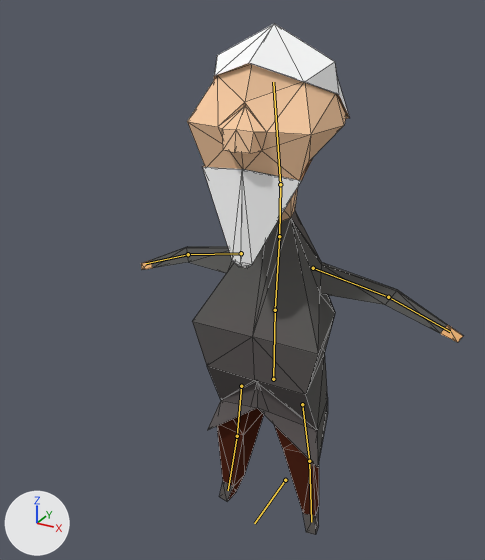
The Blender file TheOvercoat/Assets/Models(blend)/Karakterler/armature1.blend, before and after one commit.
Both versions are drawn from a 50 mm lens placed at (0.96, -1.93, 2.0), pointed at (-0.24, 0.24, 0.92). Every picture has the same lights, and +X, +Y and +Z are marked at lower left. The bones that bend it are drawn over the model as lines. Mesh edges are drawn as thin lines.
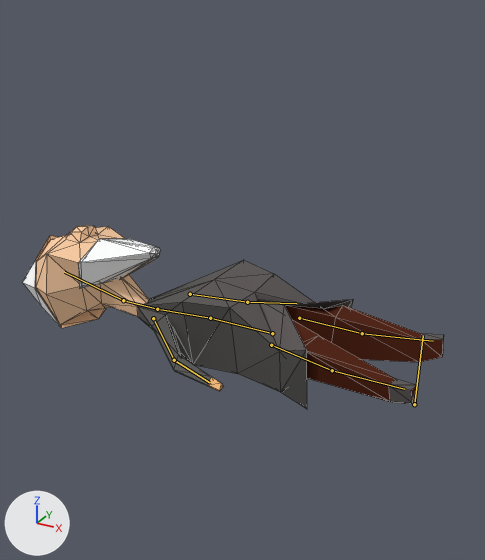
The newer file adds an action. The first version stands in its rest pose; the second is drawn at frame 0 of the action 'Dead'.

Changed parts and their boxes (x1, y1, x2, y2) in the pictures (485 x 560 px):
```json
{"object": "Cube.000", "change": "posed", "before": [141, 24, 463, 535], "after": [23, 226, 444, 409], "on screen": "31% wider, 64% shorter"}
{"bone": "Torso", "before": "(273, 379) to (275, 310)", "after": "(272, 333) to (210, 318)"}
{"bone": "Chest", "before": "(275, 310) to (279, 236)", "after": "(210, 318) to (157, 309)"}
```

Scene script edits in JSON lines:
```json
{"block": "bone_torso", "where": "bone_torso = bpy.data.objects['Armature'].pose.bones['Torso']"}
{"op": "set", "path": "bone_torso.location", "old": "(0.0, 0.0, 0.0)", "new": "(-0.143, 0.129, -0.272)"}
{"op": "set", "path": "bone_torso.rotation_quaternion", "old": "(1.0, 0.0, 0.0, 0.0)", "new": "(0.5, -0.5, 0.5, 0.5)", "note": "degrees (0, 0, 0) -> degrees (-90, 90, 0)"}
{"block": "bone_chest", "where": "bone_chest = bpy.data.objects['Armature'].pose.bones['Chest']  # child of 'Torso'"}
{"op": "set", "path": "bone_chest.location", "old": "(0.0, 0.0, 0.0)", "new": "(-0.584, -0.286, -0.299)"}
{"op": "set", "path": "bone_chest.rotation_quaternion", "old": "(1.0, 0.0, 0.0, 0.0)", "new": "(0.5, -0.5, 0.454, 0.542)", "note": "degrees (0, 0, 0) -> degrees (-5, 85, 90)"}
{"block": "bone_handik_r", "where": "bone_handik_r = bpy.data.objects['Armature'].pose.bones['HandIK.R']"}
{"op": "set", "path": "bone_handik_r.location", "old": "(0.0, 0.0, 0.0)", "new": "(-1.289, -0.622, -0.389)"}
{"op": "set", "path": "bone_handik_r.rotation_quaternion", "old": "(1.0, 0.0, 0.0, 0.0)", "new": "(0.5, 0.391, -0.772, 0.022)", "note": "degrees (0, 0, 0) -> degrees (-36, -128, 72)"}
{"block": "bone_footik_r", "where": "bone_footik_r = bpy.data.objects['Armature'].pose.bones['FootIK.R']"}
{"op": "set", "path": "bone_footik_r.location", "old": "(0.0, 0.0, 0.0)", "new": "(-0.456, -0.615, 1.071)"}
{"op": "set", "path": "bone_footik_r.rotation_quaternion", "old": "(1.0, 0.0, 0.0, 0.0)", "new": "(0.5, 0.5, 0.5, 0.5)", "note": "degrees (0, 0, 0) -> degrees (90, 0, 90)"}
{"block": "bone_armik_r", "where": "bone_armik_r = bpy.data.objects['Armature'].pose.bones['ArmIK.R']"}
{"op": "set", "path": "bone_armik_r.location", "old": "(0.0, 0.0, 0.0)", "new": "(-0.208, 0.233, -1.689)"}
{"op": "set", "path": "bone_armik_r.rotation_quaternion", "old": "(1.0, 0.0, 0.0, 0.0)", "new": "(0.5, -0.721, -0.479, 0.023)", "note": "degrees (0, 0, 0) -> degrees (-124, -27, 53)"}
{"block": "bone_handik_l", "where": "bone_handik_l = bpy.data.objects['Armature'].pose.bones['HandIK.L']"}
{"op": "set", "path": "bone_handik_l.location", "old": "(0.0, 0.0, 0.0)", "new": "(0.101, -0.443, -0.753)"}
{"op": "set", "path": "bone_handik_l.rotation_quaternion", "old": "(1.0, 0.0, 0.0, 0.0)", "new": "(0.5, -0.79, 0.086, 0.345)", "note": "degrees (0, 0, 0) -> degrees (-110, 39, 16)"}
{"block": "bone_footik_l", "where": "bone_footik_l = bpy.data.objects['Armature'].pose.bones['FootIK.L']"}
{"op": "set", "path": "bone_footik_l.location", "old": "(0.0, 0.0, 0.0)", "new": "(-1.036, -0.035, 1.071)"}
{"op": "set", "path": "bone_footik_l.rotation_quaternion", "old": "(1.0, 0.0, 0.0, 0.0)", "new": "(0.5, 0.5, 0.5, 0.5)", "note": "degrees (0, 0, 0) -> degrees (90, 0, 90)"}
{"block": "bone_armik_l", "where": "bone_armik_l = bpy.data.objects['Armature'].pose.bones['ArmIK.L']"}
{"op": "set", "path": "bone_armik_l.location", "old": "(0.0, 0.0, 0.0)", "new": "(0.64, -0.979, -0.833)"}
{"op": "set", "path": "bone_armik_l.rotation_quaternion", "old": "(1.0, 0.0, 0.0, 0.0)", "new": "(0.5, -0.712, -0.492, 0.031)", "note": "degrees (0, 0, 0) -> degrees (-124, -27, 55)"}
{"block": "bone_legik_l", "where": "bone_legik_l = bpy.data.objects['Armature'].pose.bones['LegIK.L']"}
{"op": "set", "path": "bone_legik_l.location", "old": "(0.0, 0.0, 0.0)", "new": "(0.423, -0.587, 0.406)"}
{"op": "set", "path": "bone_legik_l.rotation_quaternion", "old": "(1.0, 0.0, 0.0, 0.0)", "new": "(0.5, -0.712, -0.492, 0.031)", "note": "degrees (0, 0, 0) -> degrees (-124, -27, 55)"}
```
